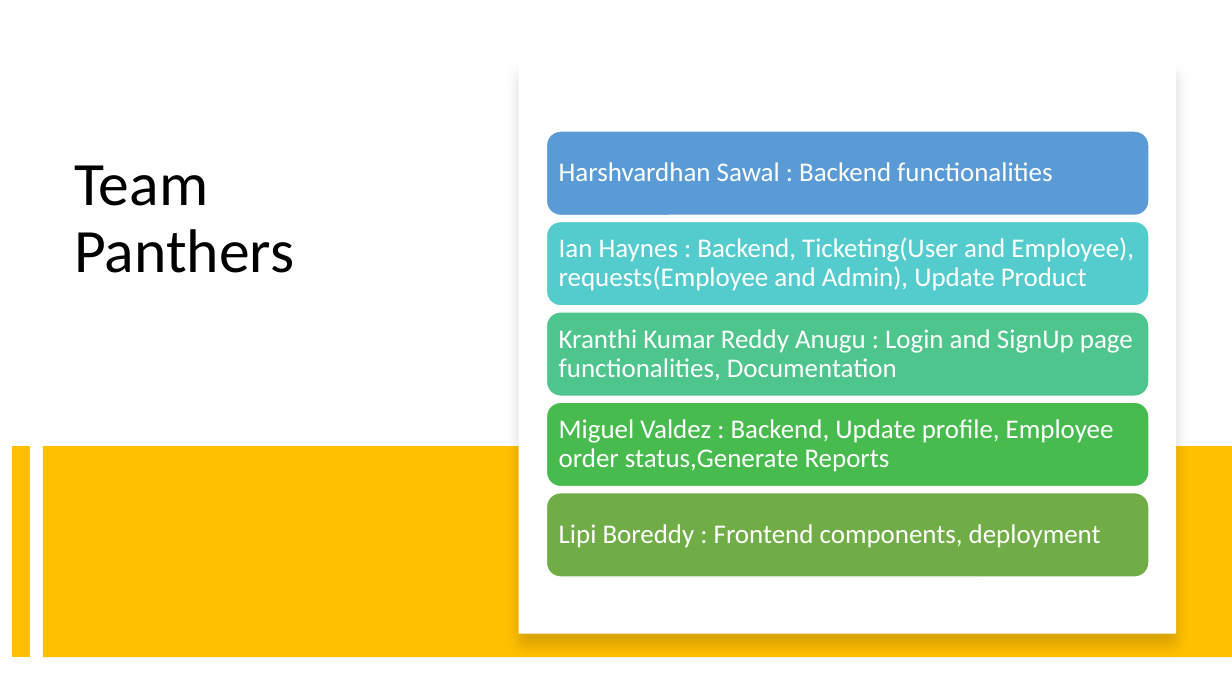
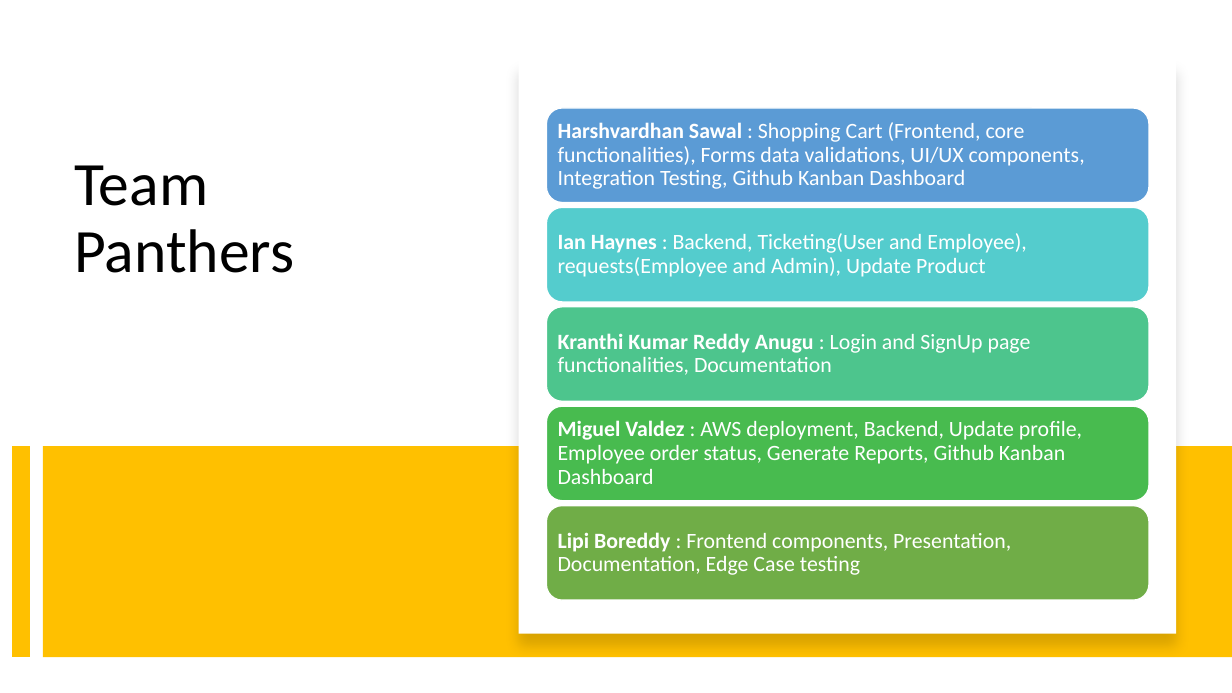
Before and after one commit to TCS-meanstack-16/Capstone-Project, a slide deck: slide 2 of Capstone Presentation.pptx. Drawn at 1232x693 pixels with LibreOffice and Linux fonts; fonts in the diff are those of the drawing. Boxes give left, top, right and bottom in pixels: in the first picture for what was removed or moved away, otherwise in the second. Text is boxed around its words. In the diff, an @@ line names an element or a change of style, - is before the commit and + after.

Commit message:
powerpoint changes

```diff
--- a/Capstone Presentation.pptx
+++ b/Capstone Presentation.pptx
@@ rounded rectangle: place and size @@
-rounded rectangle at (546,131,1149,215)
+rounded rectangle at (546,108,1149,202)
@@ text at (558,122,1085,189): text changed; size 21 to 17 pt @@
-Harshvardhan Sawal : Backend functionalities
+Harshvardhan Sawal : Shopping Cart (Frontend, core functionalities), Forms data validations, UI/UX components, Integration Testing, Github Kanban Dashboard
@@ rounded rectangle: place and size @@
-rounded rectangle at (546,222,1149,306)
+rounded rectangle at (546,207,1149,301)
@@ text "Ian Haynes : Backend, Ticketing(User ..." at (558,233,1026,277): size 21 to 17 pt; bold on in "Ian Haynes"; less space between paragraphs @@
@@ rounded rectangle: place and size @@
-rounded rectangle at (546,312,1149,396)
+rounded rectangle at (546,307,1149,401)
@@ text "Kranthi Kumar Reddy Anugu : ..." at (558,333,1031,375): size 21 to 17 pt; bold on in "Kranthi Kumar Reddy Anugu"; less space between paragraphs @@
@@ rounded rectangle: place and size @@
-rounded rectangle at (546,402,1149,486)
+rounded rectangle at (546,407,1149,501)
@@ text at (558,420,1082,484): text changed; size 21 to 17 pt @@
-Miguel Valdez : Backend, Update profile, Employee order status,Generate Reports
+Miguel Valdez : AWS deployment, Backend, Update profile, Employee order status, Generate Reports, Github Kanban Dashboard
@@ rounded rectangle: place and size @@
-rounded rectangle at (546,493,1149,577)
+rounded rectangle at (546,506,1149,600)
@@ text at (558,532,1011,575): text changed; size 21 to 17 pt @@
-Lipi Boreddy : Frontend components, deployment
+Lipi Boreddy : Frontend components, Presentation, Documentation, Edge Case testing
```
Also in this commit, not shown: 2 other slides changed, 2 slides added, 1 other file.
